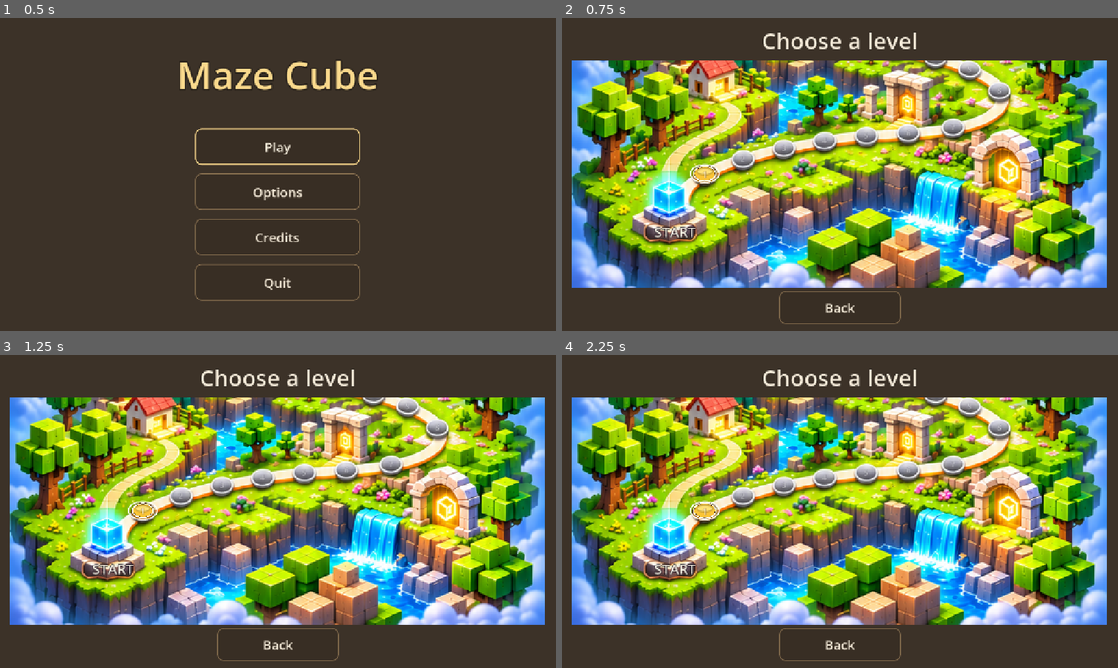
Above: before the commit, frames 1-4 (two rows, left to right).
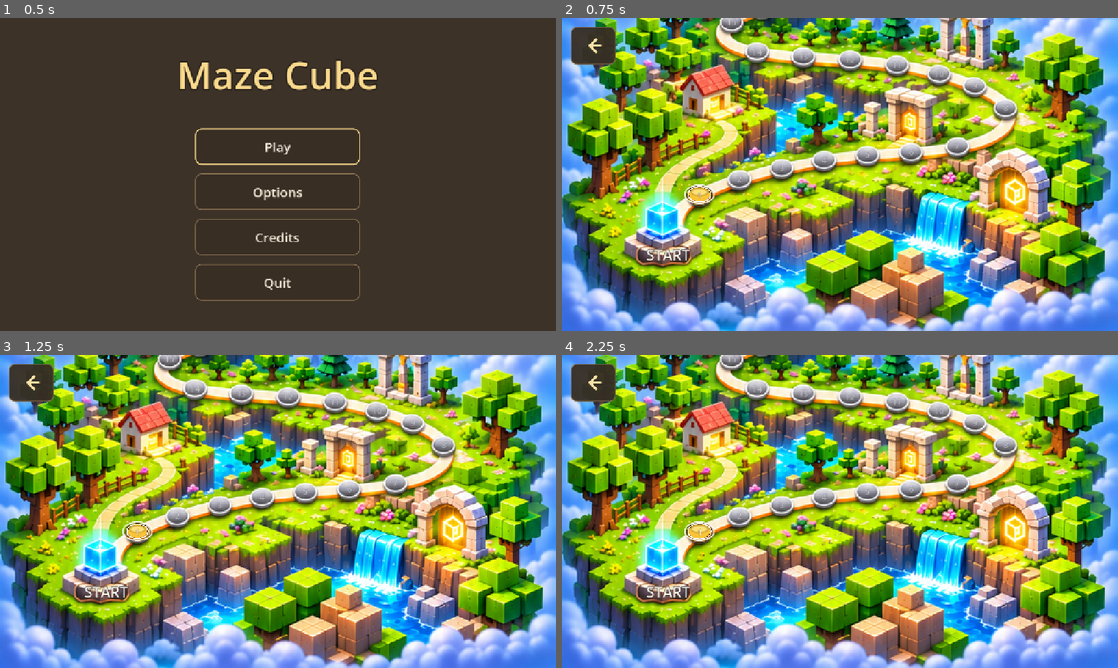
Above: after the commit, the same moments.

Repository: tonyjdev/mazecube
Game: Godot game, scene res://scenes/menu.tscn
Two runs of this game, one before a commit and one after it. Both use one fixed random seed, a clock stepped at 60 frames per second and the inputs below.
Inputs (mouse positions are in pixels of both pictures, inside the frame that each line leads up to; where the layout moved, square brackets give the same spot in the first picture):
- Up to frame 1 (0.5 s): no input
- Up to frame 2 (0.75 s): click "Play" at 0.5 s
- Up to frame 3 (1.25 s): no input
- Up to frame 4 (2.25 s): click (595, 383) [840, 642] at 1.25 s; click "Play" at 2 s

Frame 1 is identical in both runs. In frame 2, 95% of the frame differs, in the area x 0-100%, y 0-100%; in frame 3, 95%; in frame 4, 95%.

Commit message:
Mapa de niveles a pantalla completa y cubo blanco con aristas grises
- El selector de niveles muestra la imagen del mapa en toda la pantalla,
  sin título ni márgenes. «Volver» pasa a ser un botón con una flecha
  hacia atrás (ui/back_arrow.svg) arriba a la izquierda, sobre el mapa.
- El truco de depuración para desbloquear todos los niveles se activa
  ahora tocando 5 veces el rótulo «INICIO» del mapa.
- El cubo es blanco en todas sus caras, con un marco gris claro en los
  bordes que forma las aristas (también en la pantalla de carga y en
  los pedazos de la explosión).
- Especificación al día; se quita la traducción LEVELS_TITLE.

Co-Authored-By: Claude Opus 5.5 <noreply@anthropic.com>

Diff:
--- a/scenes/menu.tscn
+++ b/scenes/menu.tscn
@@ -2,6 +2,7 @@
 
 [ext_resource type="Script" path="res://scripts/menu.gd" id="1_menu"]
 [ext_resource type="Script" path="res://scripts/level_map.gd" id="2_map"]
+[ext_resource type="Texture2D" path="res://ui/back_arrow.svg" id="3_back"]
 
 [node name="Menu" type="Control"]
 layout_mode = 3
@@ -74,7 +75,7 @@
 size_flags_horizontal = 4
 text = "MENU_QUIT"
 
-[node name="LevelsScreen" type="MarginContainer" parent="."]
+[node name="LevelsScreen" type="Control" parent="."]
 unique_name_in_owner = true
 visible = false
 layout_mode = 1
@@ -83,33 +84,28 @@
 anchor_bottom = 1.0
 grow_horizontal = 2
 grow_vertical = 2
-theme_override_constants/margin_left = 24
-theme_override_constants/margin_top = 16
-theme_override_constants/margin_right = 24
-theme_override_constants/margin_bottom = 16
-
-[node name="VBox" type="VBoxContainer" parent="LevelsScreen"]
-layout_mode = 2
-theme_override_constants/separation = 8
-
-[node name="Title" type="Label" parent="LevelsScreen/VBox"]
-layout_mode = 2
-theme_override_font_sizes/font_size = 52
-text = "LEVELS_TITLE"
-horizontal_alignment = 1
-
-[node name="LevelMap" type="Control" parent="LevelsScreen/VBox"]
-unique_name_in_owner = true
-layout_mode = 2
-size_flags_vertical = 3
+
+[node name="LevelMap" type="Control" parent="LevelsScreen"]
+unique_name_in_owner = true
+layout_mode = 1
+anchors_preset = 15
+anchor_right = 1.0
+anchor_bottom = 1.0
+grow_horizontal = 2
+grow_vertical = 2
 script = ExtResource("2_map")
 
-[node name="LevelsBack" type="Button" parent="LevelsScreen/VBox"]
-unique_name_in_owner = true
-custom_minimum_size = Vector2(280, 76)
-layout_mode = 2
-size_flags_horizontal = 4
-text = "MENU_BACK"
+[node name="LevelsBack" type="Button" parent="LevelsScreen"]
+unique_name_in_owner = true
+custom_minimum_size = Vector2(104, 88)
+layout_mode = 0
+offset_left = 20.0
+offset_top = 20.0
+offset_right = 124.0
+offset_bottom = 108.0
+focus_mode = 0
+icon = ExtResource("3_back")
+icon_alignment = 1
 
 [node name="OptionsScreen" type="CenterContainer" parent="."]
 unique_name_in_owner = true
--- a/scripts/cube_explosion.gd
+++ b/scripts/cube_explosion.gd
@@ -1,7 +1,7 @@
 class_name CubeExplosion
 extends Node3D
 ## Explosión del cubo al morir: el cubo se hincha un instante y revienta en
-## GRID³ pedazos que conservan los colores de sus caras. Los pedazos saltan
+## GRID³ pedazos con el aspecto del cubo (blancos con aristas grises). Los pedazos saltan
 ## hacia fuera, caen, rebotan en el suelo girando y al final se encogen hasta
 ## desaparecer. Al terminar emite `finished` y se libera sola. Si el cubo
 ## explota en el vacío (sin suelo), los pedazos siguen cayendo sin rebotar.
@@ -41,7 +41,7 @@
 
 
 ## `body_mesh` es la malla del cubo (para el hinchado), `piece_mesh` la de un
-## pedazo (un cubo con los mismos colores por cara), `basis` la orientación
+## pedazo (un cubo más pequeño con el mismo aspecto), `basis` la orientación
 ## del cubo, `size` su lado y `has_floor` si hay suelo debajo para rebotar.
 static func create(body_mesh: Mesh, piece_mesh: Mesh, basis: Basis, size: float,
 		has_floor := true) -> CubeExplosion:
--- a/scripts/level_map.gd
+++ b/scripts/level_map.gd
@@ -1,7 +1,8 @@
 class_name LevelMap
 extends Control
-## Selector de niveles: la imagen del mapa (ui/level_select/map.png) a todo
-## el ancho, con desplazamiento vertical, y encima el estado de cada nivel.
+## Selector de niveles: la imagen del mapa (ui/level_select/map.png) a toda
+## la pantalla (ocupa todo el ancho y se desplaza en vertical), y encima el
+## estado de cada nivel.
 ##
 ## La imagen trae dibujados el camino, los círculos grises de los niveles,
 ## la casilla de inicio y los carteles de las zonas. Dónde está cada cosa lo
@@ -28,6 +29,8 @@
 ## como clic (emulate_mouse_from_touch) y en el PC el ratón se emula como toque.
 
 signal level_chosen(index: int)
+## Se ha tocado el rótulo «INICIO» bajo la casilla de salida.
+signal start_tapped
 
 const MAP_TEXTURE := preload("res://ui/level_select/map.png")
 const DONE_TEXTURE := preload("res://ui/level_select/circle_done.png")
@@ -337,9 +340,12 @@
 
 # --- Posiciones -----------------------------------------------------------------
 
-## Escala de la imagen: ocupa todo el ancho del mapa.
+## Escala de la imagen: ocupa todo el ancho del mapa y, como mínimo, todo
+## el alto (si sobra anchura se recorta por los lados, centrada).
 func _scale() -> float:
-	return size.x / _image_size.x if _image_size.x > 0.0 else 1.0
+	if _image_size.x <= 0.0 or _image_size.y <= 0.0:
+		return 1.0
+	return maxf(size.x / _image_size.x, size.y / _image_size.y)
 
 
 func _content_height() -> float:
@@ -349,10 +355,8 @@
 ## Esquina superior izquierda de la imagen en pantalla. Con _scroll = 0 se ve
 ## la parte de abajo (la salida); al subir, _scroll crece.
 func _image_origin() -> Vector2:
-	var content := _content_height()
-	if content <= size.y:
-		return Vector2(0, (size.y - content) * 0.5)
-	return Vector2(0, size.y - content + _scroll)
+	var x := (size.x - _image_size.x * _scale()) * 0.5
+	return Vector2(x, size.y - _content_height() + _scroll)
 
 
 func _to_screen(point: Vector2) -> Vector2:
@@ -370,6 +374,9 @@
 # --- Selección y desplazamiento ---------------------------------------------
 
 func _tap(at: Vector2) -> void:
+	if _to_screen_rect(_start_label).grow(12.0).has_point(at):
+		start_tapped.emit()
+		return
 	for i in _circles.size():
 		var half: Vector2 = _circles[i]["size"] * _scale() * (0.5 + TAP_MARGIN)
 		var d := (at - _circle_center(i)) / half
--- a/scripts/menu.gd
+++ b/scripts/menu.gd
@@ -7,8 +7,8 @@
 ## Atrás (Esc o el botón Atrás de Android) vuelve a la pantalla principal y,
 ## desde ella, cierra el juego.
 ##
-## Truco (solo en builds de depuración): tocar 5 veces seguidas el título del
-## selector de niveles desbloquea todos los niveles.
+## Truco (solo en builds de depuración): tocar 5 veces seguidas el rótulo
+## «INICIO» del mapa de niveles desbloquea todos los niveles.
 
 const LANGUAGE_NAMES := {"es": "Español", "en": "English"}
 ## Truco de desbloqueo: toques necesarios y tiempo máximo entre dos toques.
@@ -54,9 +54,7 @@
 		back.pressed.connect(_show.bind("main"))
 	_setup_options()
 	if OS.is_debug_build():
-		var title: Label = %LevelsScreen.get_node("VBox/Title")
-		title.mouse_filter = Control.MOUSE_FILTER_STOP
-		title.gui_input.connect(_on_levels_title_input)
+		%LevelMap.start_tapped.connect(_on_start_tapped)
 	_show(GameState.menu_screen)
 	GameState.menu_screen = "main"
 
@@ -121,12 +119,7 @@
 	%LevelMap.refresh()
 
 
-func _on_levels_title_input(event: InputEvent) -> void:
-	# En el móvil los toques llegan también como clic (emulate_mouse_from_touch),
-	# así que solo se cuentan los clics para no contar cada toque dos veces.
-	var mouse := event as InputEventMouseButton
-	if mouse == null or not mouse.pressed or mouse.button_index != MOUSE_BUTTON_LEFT:
-		return
+func _on_start_tapped() -> void:
 	var now := Time.get_ticks_msec() / 1000.0
 	_unlock_taps = _unlock_taps + 1 if now - _last_unlock_tap <= UNLOCK_TAP_WINDOW else 1
 	_last_unlock_tap = now
--- a/scripts/rolling_cube.gd
+++ b/scripts/rolling_cube.gd
@@ -93,11 +93,12 @@
 const FALL_SPIN := 6.5
 ## Lado del cubo.
 const SIZE := 0.98
-## Color de cada cara del cubo (derecha, izquierda, arriba, abajo, detrás, delante).
-const FACE_COLORS: Array[Color] = [
-	Color(0.90, 0.30, 0.30), Color(0.30, 0.70, 0.95), Color(0.98, 0.85, 0.30),
-	Color(0.55, 0.40, 0.85), Color(0.35, 0.80, 0.45), Color(0.98, 0.60, 0.25),
-]
+## Colores del cubo: todas las caras blancas (la iluminación y las sombras
+## distinguen las caras) con las aristas en gris claro.
+const FACE_COLOR := Color(1.0, 1.0, 1.0)
+const EDGE_COLOR := Color(0.74, 0.75, 0.78)
+## Ancho del marco de las aristas en cada cara, como fracción del lado.
+const EDGE_WIDTH := 0.07
 
 ## Material del humo, compartido (bocanada redonda de bordes suaves).
 static var _smoke_material: StandardMaterial3D
@@ -722,33 +723,43 @@
 	return Basis(cols[0], cols[1], cols[2])
 
 
-## Cubo con un color distinto por cara para que se vea claramente el vuelco.
+## Cubo blanco con las aristas en gris claro: cada cara es un cuadrado
+## blanco rodeado de un marco gris (cuatro trapecios hasta el borde).
 static func _build_colored_cube(size: float) -> ArrayMesh:
 	var h := size * 0.5
+	var inner := 1.0 - EDGE_WIDTH * 2.0
 	var normals: Array[Vector3] = [Vector3.RIGHT, Vector3.LEFT, Vector3.UP, Vector3.DOWN,
 		Vector3.BACK, Vector3.FORWARD]
-	var faces := []
-	for i in normals.size():
-		faces.append([normals[i], FACE_COLORS[i]])
 	var st := SurfaceTool.new()
 	st.begin(Mesh.PRIMITIVE_TRIANGLES)
-	for face in faces:
-		var n: Vector3 = face[0]
-		var color: Color = face[1]
+	for n in normals:
 		var u := (n.cross(Vector3.UP) if absf(n.y) < 0.5 else n.cross(Vector3.RIGHT)).normalized()
 		var v := n.cross(u)
 		var corner := func(a: float, b: float) -> Vector3: return (n + u * a + v * b) * h
-		# Orden horario visto desde fuera (cara frontal en Godot).
-		for p in [corner.call(-1, -1), corner.call(1, 1), corner.call(1, -1),
-				corner.call(-1, -1), corner.call(-1, 1), corner.call(1, 1)]:
-			st.set_color(color)
-			st.set_normal(n)
-			st.add_vertex(p)
+		# Esquinas exteriores e interiores, en el mismo sentido de giro.
+		var outer_pts: Array[Vector3] = [corner.call(-1, -1), corner.call(1, -1),
+			corner.call(1, 1), corner.call(-1, 1)]
+		var inner_pts: Array[Vector3] = [corner.call(-inner, -inner), corner.call(inner, -inner),
+			corner.call(inner, inner), corner.call(-inner, inner)]
+		_add_quad(st, n, FACE_COLOR, inner_pts[0], inner_pts[1], inner_pts[2], inner_pts[3])
+		for k in 4:
+			var k2 := (k + 1) % 4
+			_add_quad(st, n, EDGE_COLOR, outer_pts[k], outer_pts[k2], inner_pts[k2], inner_pts[k])
 	var mat := StandardMaterial3D.new()
 	mat.vertex_color_use_as_albedo = true
 	mat.roughness = 0.6
 	st.set_material(mat)
 	return st.commit()
+
+
+## Cuadrilátero a-b-c-d (esquinas en orden antihorario visto desde fuera de
+## la cara de normal `n`), en dos triángulos con el orden de Godot.
+static func _add_quad(st: SurfaceTool, n: Vector3, color: Color,
+		a: Vector3, b: Vector3, c: Vector3, d: Vector3) -> void:
+	for p in [a, c, b, a, d, c]:
+		st.set_color(color)
+		st.set_normal(n)
+		st.add_vertex(p)
 
 
 static func _build_arrow_mesh() -> PrismMesh:
--- a/scripts/translations.gd
+++ b/scripts/translations.gd
@@ -14,7 +14,6 @@
 		"MENU_CREDITS": "Créditos",
 		"MENU_QUIT": "Salir",
 		"MENU_BACK": "Volver",
-		"LEVELS_TITLE": "Elige un nivel",
 		"LEVEL_LOCKED": "Bloqueado",
 		"MAP_START": "INICIO",
 		"ZONE_1": "EL MUNDO DE LOS CUBOS",
@@ -84,7 +83,6 @@
 		"MENU_CREDITS": "Credits",
 		"MENU_QUIT": "Quit",
 		"MENU_BACK": "Back",
-		"LEVELS_TITLE": "Choose a level",
 		"LEVEL_LOCKED": "Locked",
 		"MAP_START": "START",
 		"ZONE_1": "THE WORLD OF CUBES",
--- /dev/null
+++ b/ui/back_arrow.svg
@@ -0,0 +1,3 @@
+<svg xmlns="http://www.w3.org/2000/svg" width="48" height="48" viewBox="0 0 48 48">
+  <path d="M30 10 L16 24 L30 38 M17 24 H40" fill="none" stroke="#fbe2a6" stroke-width="6" stroke-linecap="round" stroke-linejoin="round"/>
+</svg>
Not shown, added: ui/back_arrow.svg.import
Not shown, changed: docs/especificacion_juego_cubo.md
